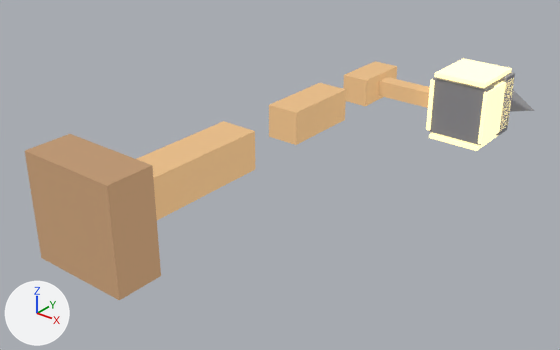
What one commit did to the glTF model assets/procedural/pretty/lantern_post.glb.
Before and after are seen from a 50 mm lens placed at (2.08, -1.42, 1.36), pointed at (0.12, 1.04, -0.16). Arrows for +X, +Y and +Z are at lower left; the lights stay in place. The older version comes first.

The first picture shows 'arm', 'base', 'glass_e', 'glass_n', 'glass_s', 'glass_w', 'lantern_base', 'lantern_roof', 'post_high', 'post_low', 'post_mid' and 1 more.
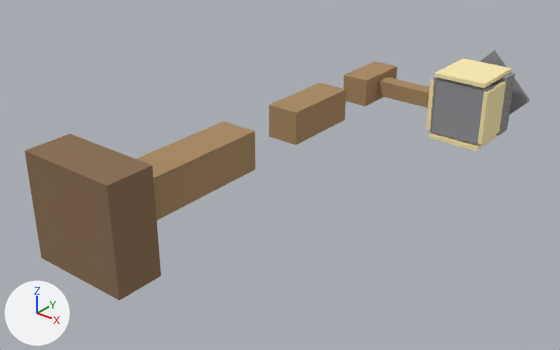
The newer file is also turned or shifted as a whole; pictures and numbers use the older file's frame.

The change, as a list of edits to the scene's bpy script:
```text
Change mat_lp_wood_dark:
    remove mat_lp_wood_dark.emission_color = (0.25, 0.15, 0.08)  # brown #896c50
    remove mat_lp_wood_dark.emission_strength = 1.0
Change mat_lp_wood:
    remove mat_lp_wood.emission_color = (0.4, 0.25, 0.12)  # brown #aa8961
    remove mat_lp_wood.emission_strength = 1.0
Change mat_lp_glass:
    remove mat_lp_glass.emission_color = (1.0, 0.85, 0.45)  # beige #ffedb3
    remove mat_lp_glass.emission_strength = 1.0
Change ob_lantern_roof:
    ob_lantern_roof.rotation_euler: (0.0, 0.0, 0.0) -> (-1.571, 0.0, 0.0)  # degrees (0, 0, 0) -> degrees (-90, 0, 0)
```

Changed parts and their boxes [x1, y1, x2, y2] in the pictures (560 x 350 px):
'base', recoloured, surface changed (darker)
    both: [25, 134, 161, 300]
'post_low', recoloured, surface changed (darker)
    both: [137, 121, 255, 220]
'post_mid', recoloured, surface changed (darker)
    both: [269, 83, 346, 145]
'glass_n', recoloured, surface changed (darker)
    both: [429, 58, 512, 151]
'glass_s', recoloured, surface changed (darker)
    both: [429, 58, 512, 151]
'post_high', recoloured, surface changed (darker)
    both: [343, 61, 397, 106]
'glass_e', recoloured, surface changed (darker)
    both: [478, 77, 514, 145]
'arm', recoloured, surface changed (darker)
    both: [378, 77, 430, 108]
'lantern_roof', turned
    before: [510, 90, 534, 112]
    after: [479, 50, 530, 115]
'glass_w', recoloured, surface changed (darker)
    both: [426, 79, 435, 130]
